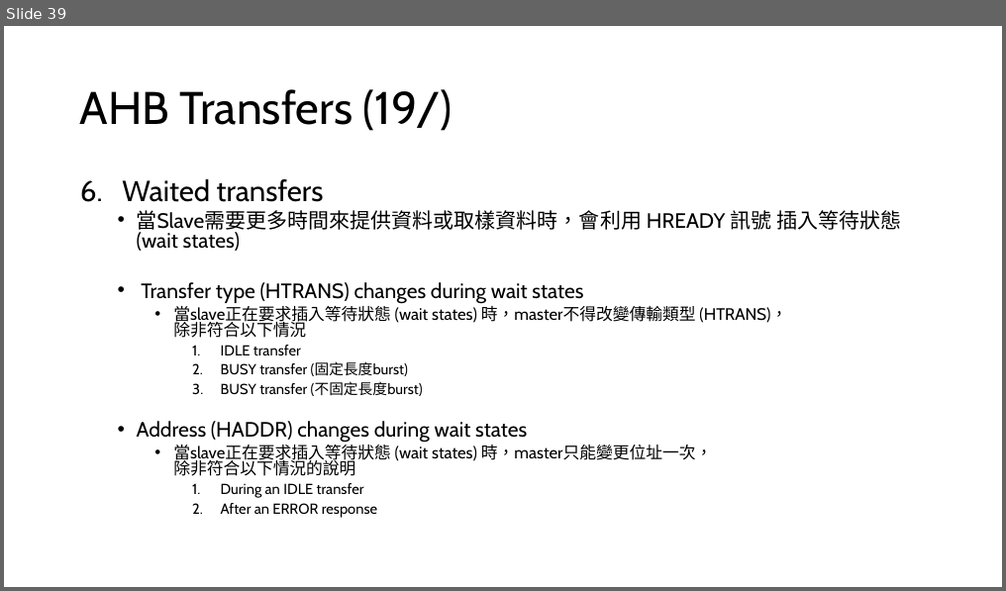
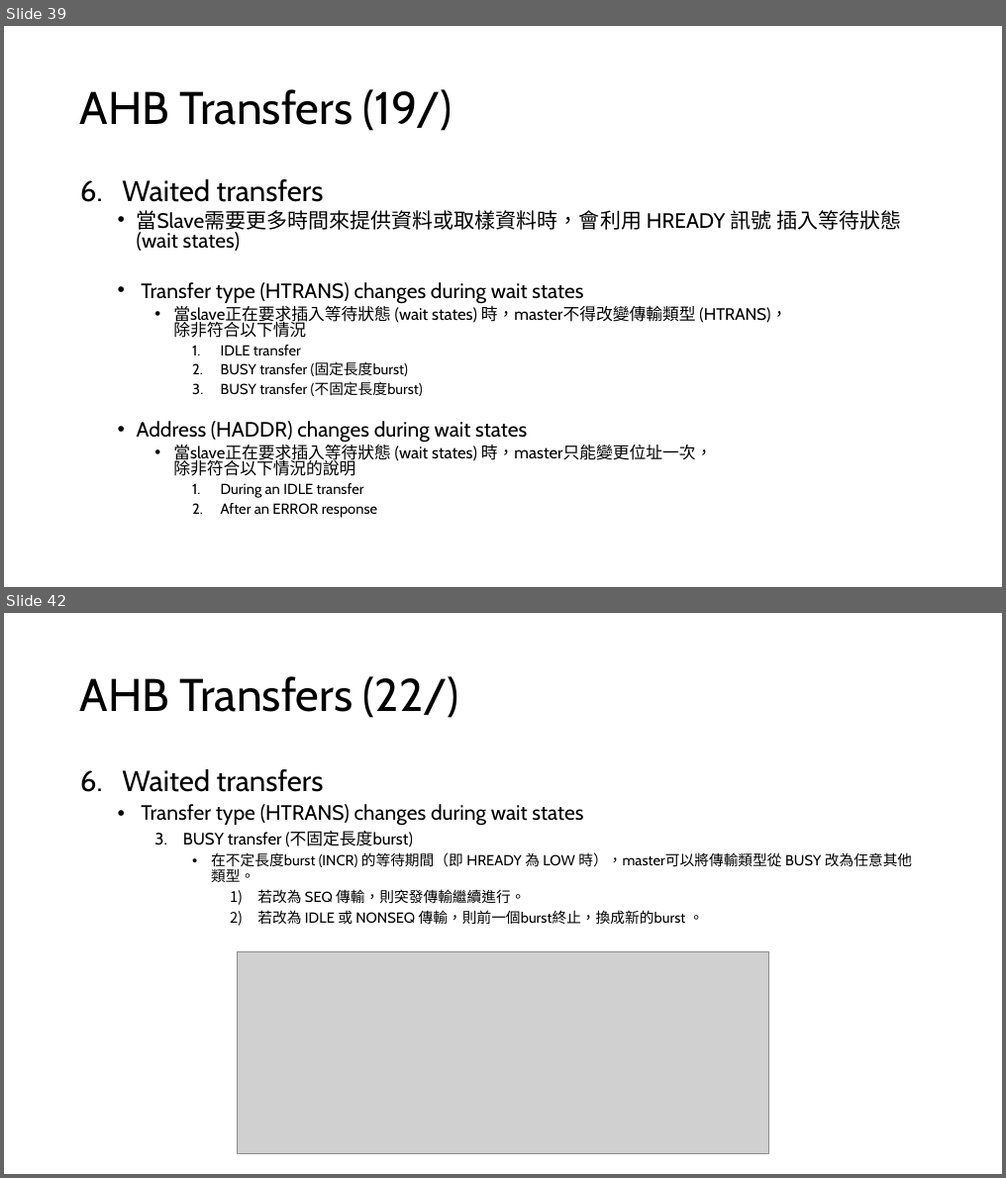
Before and after one commit to s9001055/DV_learning, a slide deck: AMBA/AMBA_learning.pptx. Shown one above the other, each under a label of ours: slide 39 before the commit, slides 39 and 42 after it; the slides between them are not shown. The pictures are 1006x591 and 1006x1178 pixels, drawn with LibreOffice and Linux fonts; fonts in the diff are those of the drawing; grey boxes stand for pictures. Boxes give left, top, right and bottom in pixels: in the first picture for what was removed or moved away, otherwise in the second. Text is boxed around its words. In the diff, an @@ line names an element or a change of style, - is before the commit and + after.

Commit message:
Modify: AMBA/AMBA_learning.pptx 1. Add chapter2 AHB Waited transfers 2. Add chapter2 AHB Protection control

```diff
--- a/AMBA/AMBA_learning.pptx
+++ b/AMBA/AMBA_learning.pptx
@@ slide 42 added at [4, 613, 1002, 1174], background #FFFFFF @@
@@ title added at [80, 676, 459, 718], 44 pt, text #000000 @@
+AHB Transfers (22/)
@@ text added at [122, 769, 912, 925], 14 pt, text #000000 @@
+6. Waited transfers
+  • Transfer type (HTRANS) changes during wait states
+    3. BUSY transfer (不固定長度burst)
+      • 在不定長度burst (INCR) 的等待期間（即 HREADY 為 LOW 時），master可以將傳輸類型從 BUSY 改為任意其他類型。
+        1) 若改為 SEQ 傳輸，則突發傳輸繼續進行。
+        2) 若改為 IDLE 或 NONSEQ 傳輸，則前一個burst終止，換成新的burst 。
@@ picture added at [238, 953, 769, 1155] @@
```
Also in this commit, not shown: 5 other slides added, 1 other file.
